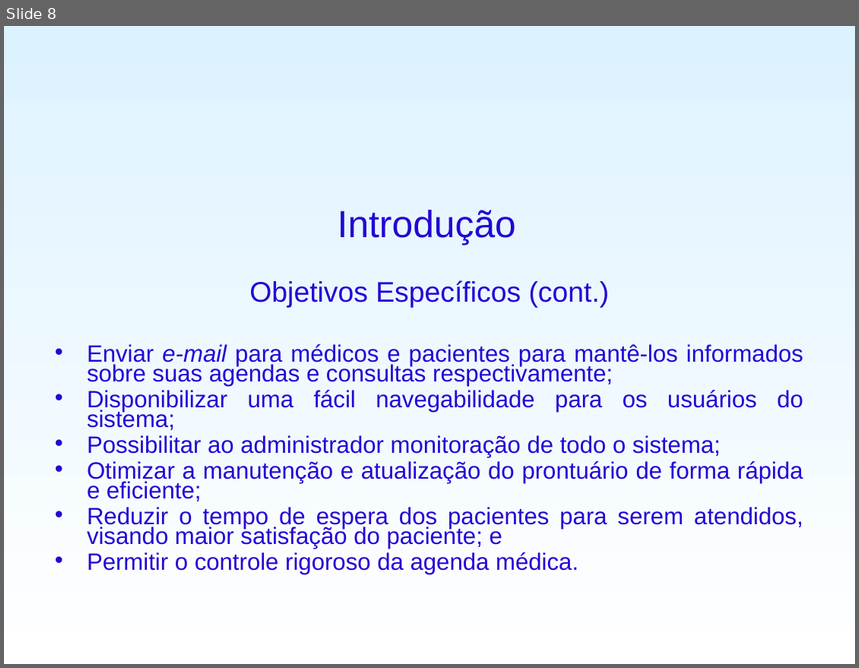
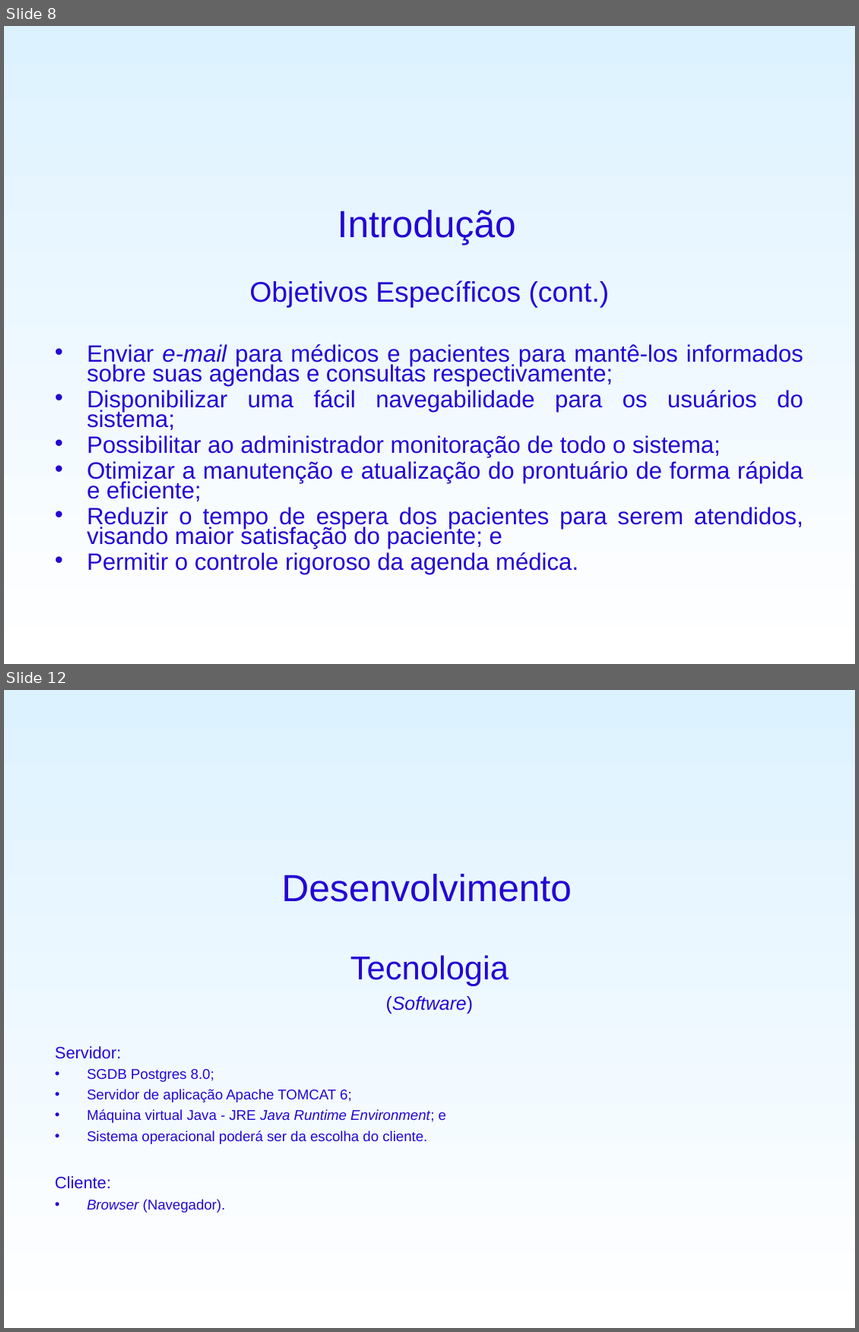
Before and after one commit to fygarciaj/spammichelangelo, a slide deck: SisPAM/PreProjeto/ApresentaçãoTCC.ppt. Shown one above the other, each under a label of ours: slide 8 before the commit, slides 8 and 12 after it; the slides between them are not shown. The pictures are 859x668 and 859x1332 pixels, drawn with LibreOffice and Linux fonts; fonts in the diff are those of the drawing; background and template pictures are left out. Boxes give left, top, right and bottom in pixels: in the first picture for what was removed or moved away, otherwise in the second. Text is boxed around its words. In the diff, an @@ line names an element or a change of style, - is before the commit and + after.

```diff
--- a/SisPAM/PreProjeto/ApresentaçãoTCC.ppt
+++ b/SisPAM/PreProjeto/ApresentaçãoTCC.ppt
@@ slide 12 added at (4, 690, 855, 1328), background gradient #DDF2FF to #FFFFFF @@
@@ title added at (281, 874, 572, 902), 32 pt, text #2306D4 @@
+Desenvolvimento
@@ text added at (55, 955, 509, 1213), 12 pt, text #2306D4 @@
+Tecnologia
+(Software)
+Servidor:
+• SGDB Postgres 8.0;
+• Servidor de aplicação Apache TOMCAT 6;
+• Máquina virtual Java - JRE Java Runtime Environment; e
+• Sistema operacional poderá ser da escolha do cliente.
+Cliente:
+• Browser (Navegador).
```
Also in this commit, not shown: 9 other slides added, 1 slide removed, 1 other file.
